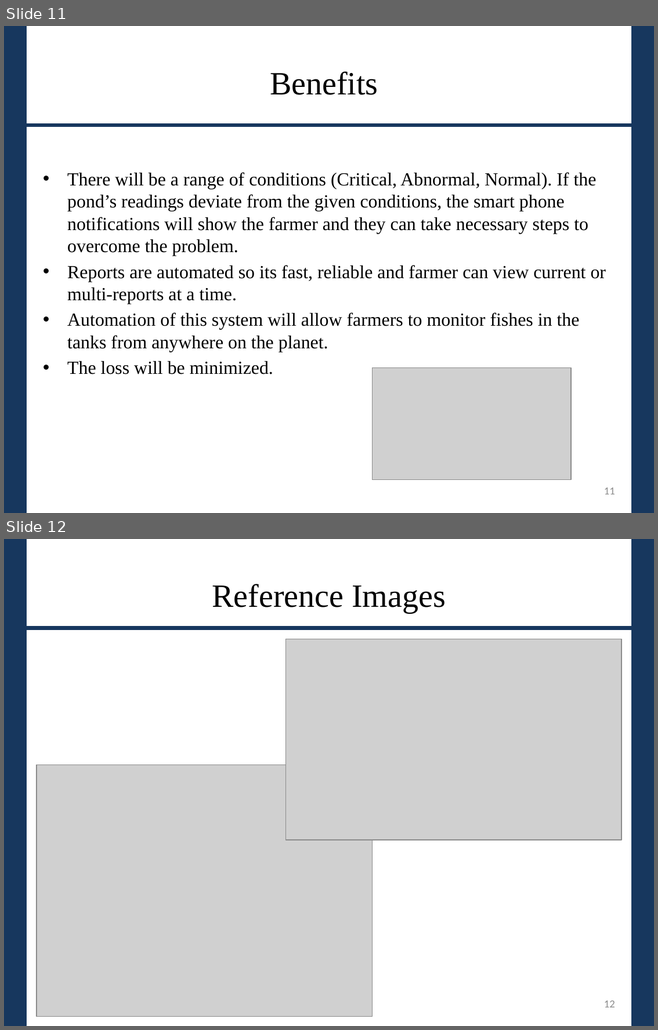
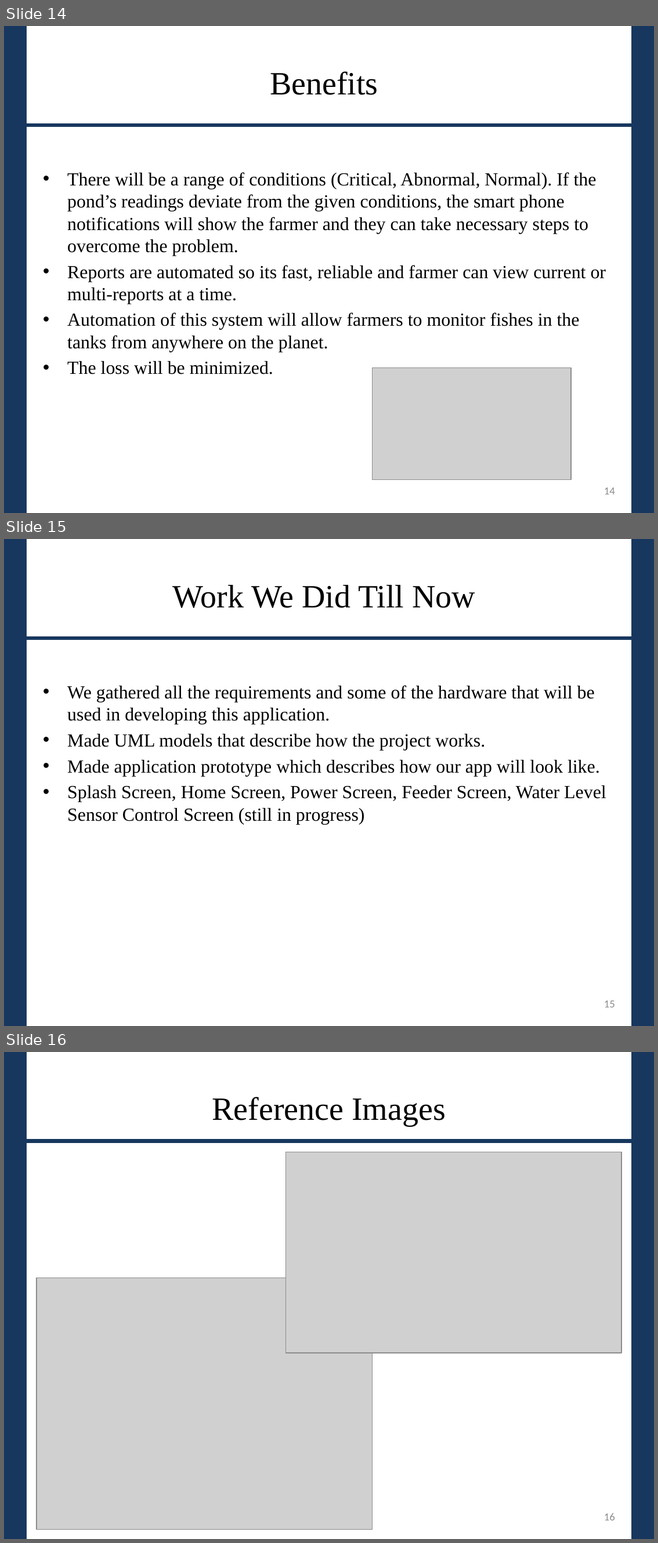
Before and after one commit to eqrakhattak/smart-biofloc-monitoring, a slide deck: Smart Bio Floc Monitoring Presentation.ppt. Shown one above the other, each under a label of ours: slides 11 and 12 before the commit, slides 14, 15 and 16 after it. The pictures are 658x1030 and 658x1543 pixels, drawn with LibreOffice and Linux fonts; fonts in the diff are those of the drawing; grey boxes stand for pictures. Boxes give left, top, right and bottom in pixels: in the first picture for what was removed or moved away, otherwise in the second. Text is boxed around its words. In the diff, an @@ line names an element or a change of style, - is before the commit and + after.

```diff
--- a/Smart Bio Floc Monitoring Presentation.ppt
+++ b/Smart Bio Floc Monitoring Presentation.ppt
@@ slide 15 added at (4,539,654,1026), background #FFFFFF @@
@@ rectangle added at (4,539,25,1026), fill #17375E, outline #17375E 2 pt @@
@@ rectangle added at (632,539,654,1026), fill #17375E, outline #17375E 2 pt @@
@@ title added at (172,585,475,608), 36 pt, text #000000 @@
+Work We Did Till Now
@@ text added at (20,592,654,646), 44 pt, text #17375E, underline @@
+_______________________________
@@ text added at (67,685,605,824), 20.5 pt, text #000000 @@
+• We gathered all the requirements and some of the hardware that will be used in developing this application.
+• Made UML models that describe how the project works.
+• Made application prototype which describes how our app will look like.
+• Splash Screen, Home Screen, Power Screen, Feeder Screen, Water Level Sensor Control Screen (still in progress)
@@ page number added at (604,1001,615,1008), 12 pt, text #8C8C8C @@
+15
@@ what was slide 11 is now slide 14 @@
@@ page number at (604,488,615,495): text changed @@
-11
+14
@@ what was slide 12 is now slide 16 @@
@@ page number at (604,1513,615,1521): text changed @@
-12
+16
```
Also in this commit, not shown: 1 slide changed, 4 other slides added, 1 slide removed.
